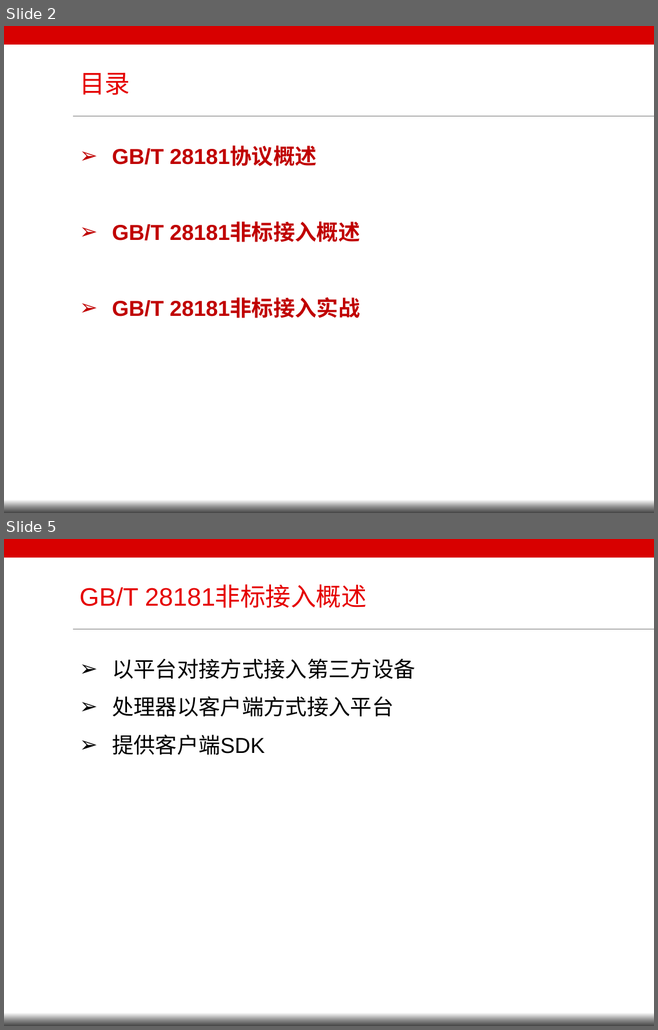
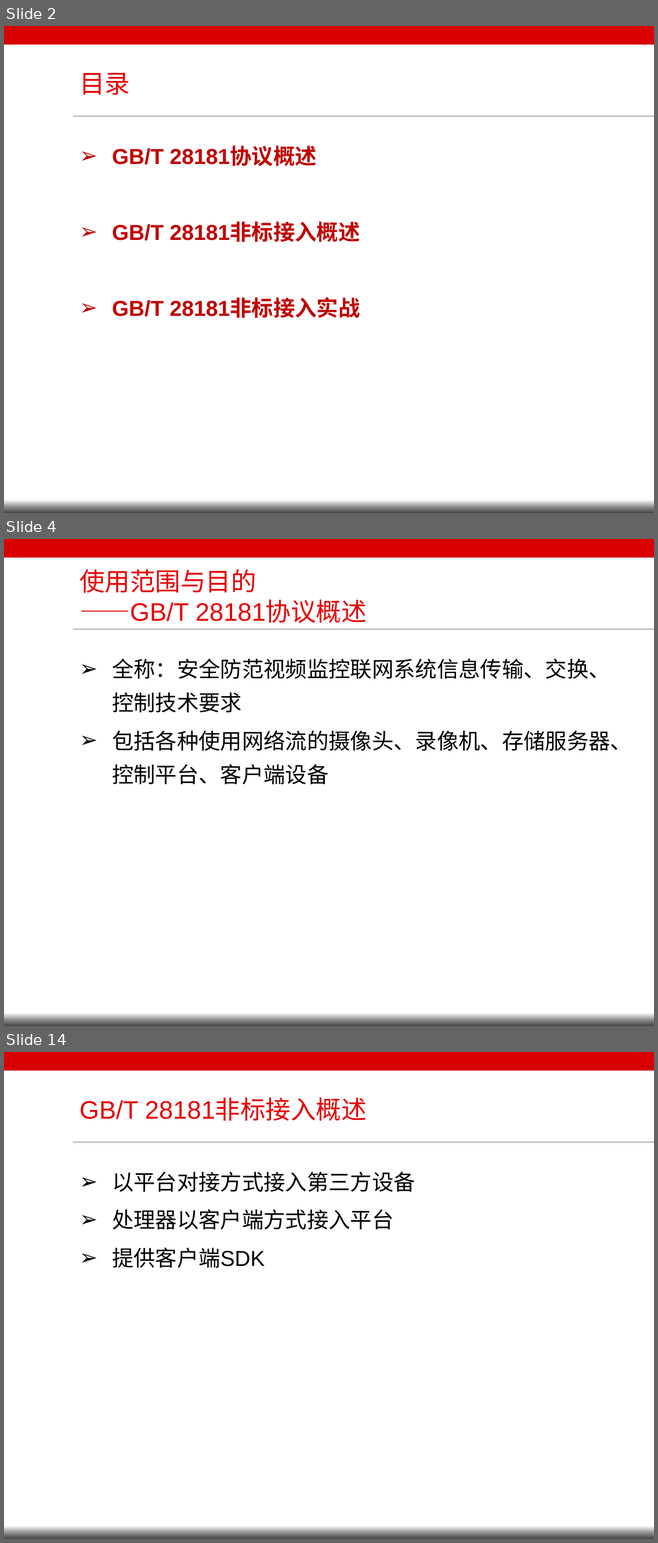
Before and after one commit to ypeng4641/MyMind, a slide deck: 国标简介资料/国标28181简介.pptx. Shown one above the other, each under a label of ours: slides 2 and 5 before the commit, slides 2, 4 and 14 after it; the slides between them are not shown. The pictures are 658x1030 and 658x1543 pixels, drawn with LibreOffice and Linux fonts; fonts in the diff are those of the drawing; background and template pictures are left out. Boxes give left, top, right and bottom in pixels: in the first picture for what was removed or moved away, otherwise in the second. Text is boxed around its words. In the diff, an @@ line names an element or a change of style, - is before the commit and + after.

```diff
--- a/国标简介资料/国标28181简介.pptx
+++ b/国标简介资料/国标28181简介.pptx
@@ slide 4 added at (4, 539, 654, 1026), background #FFFFFF; not listed: 4 template elements that a slide beside it also shows @@
@@ title added at (79, 569, 366, 623), 28 pt, text #E50000 @@
+使用范围与目的
+——GB/T 28181协议概述
@@ text added at (112, 658, 632, 784), 24 pt, text #000000 @@
+➢ 全称：安全防范视频监控联网系统信息传输、交换、控制技术要求
+➢ 包括各种使用网络流的摄像头、录像机、存储服务器、控制平台、客户端设备
@@ what was slide 5 is now slide 14 @@
```
Also in this commit, not shown: 2 slides changed, 8 other slides added, 6 other files.
